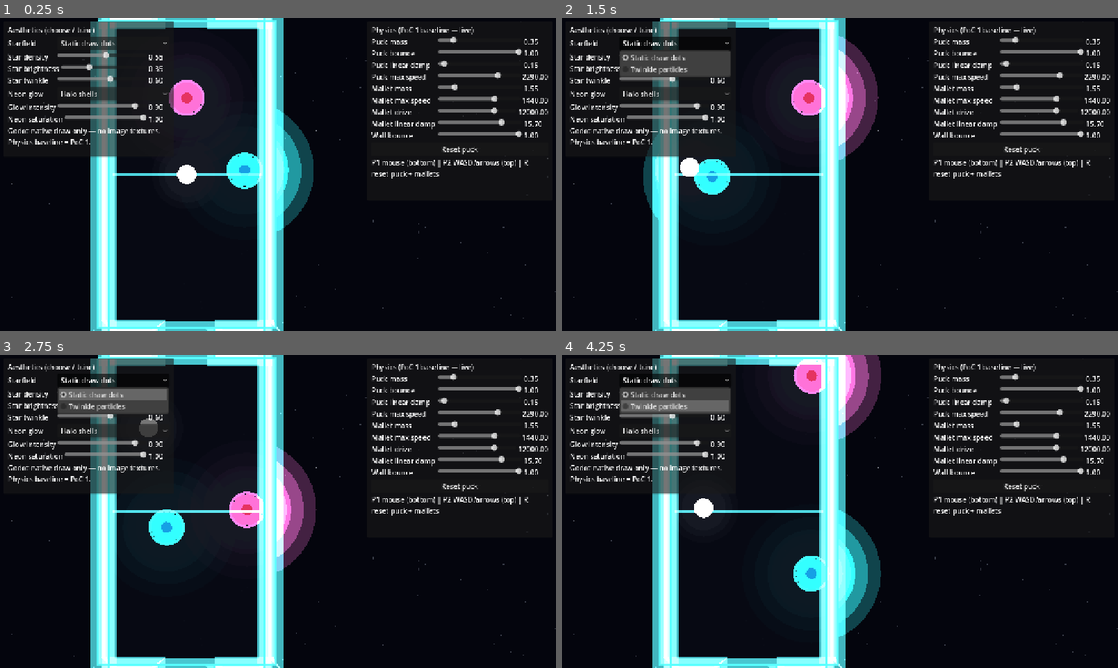
Above: before the commit, frames 1-4 (two rows, left to right).
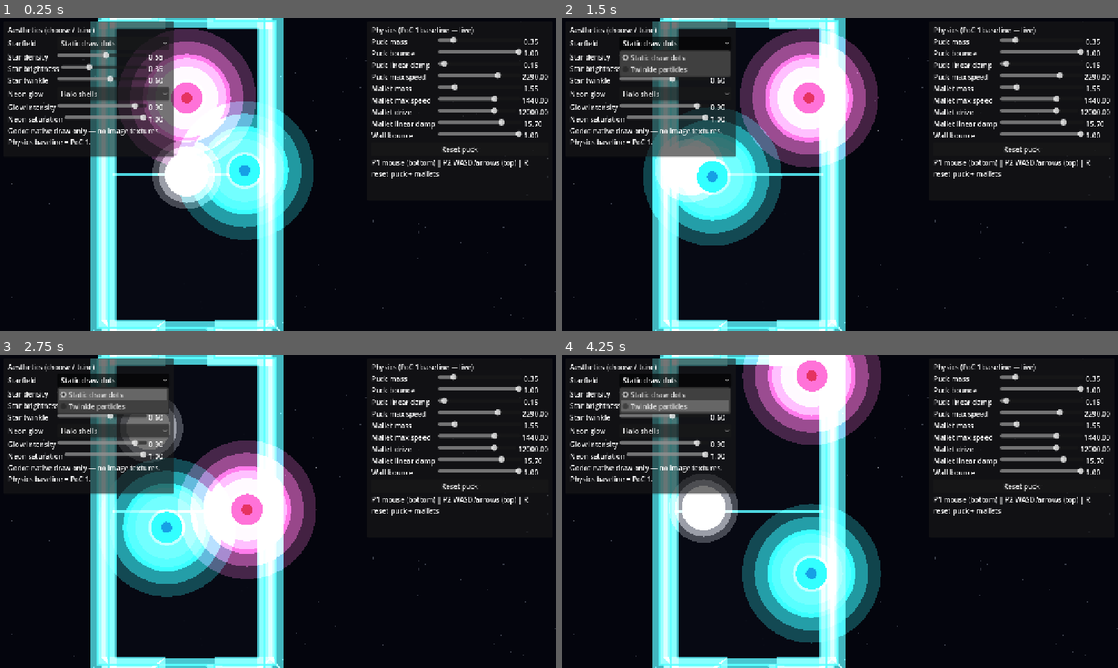
Above: after the commit, the same moments.

Repository: waigore/airhockey
Game: Godot game, scene res://scenes/main.tscn
Two runs of this game, one before a commit and one after it. Both use one fixed random seed, a clock stepped at 60 frames per second and the inputs below.
Inputs (mouse positions are in pixels of both pictures, inside the frame that each line leads up to):
- Up to frame 1 (0.25 s): no input
- Up to frame 2 (1.5 s): tap Enter at 0.5 s; move the mouse to (962, 158) at 0.52 s; hold Right 0.53-1.25 s; tap R at 0.6 s; click "Static draw dots" at 1.25 s
- Up to frame 3 (2.75 s): move the mouse to (166, 527) at 2.02 s; hold Down from 2.03 s (still down); tap R at 2.1 s
- Up to frame 4 (4.25 s): move the mouse to (895, 442) at 2.77 s; release Down at 2.78 s; hold Right 2.78-3.53 s; tap R at 2.85, 3.6 s; move the mouse to (812, 574) at 3.52 s; hold Up from 3.53 s (still down)

The runs differ from the first frame. In frame 1, 13% of the frame differs, in the area x 18-50%, y 0-100%; in frame 2, 13%, in the area x 17-50%, y 0-100%; in frame 3, 13%; in frame 4, 12%.

Commit message:
Fix neon glow drawing behind the arena table.
Relative negative z_index on auras stacked under opaque TableFill; keep glow z >= 0 and raise play pieces above the table.

Co-authored-by: Cursor <cursoragent@cursor.com>

Diff:
--- a/pocs/space-neon-aesthetics-on-physics/scripts/aesthetics.gd
+++ b/pocs/space-neon-aesthetics-on-physics/scripts/aesthetics.gd
@@ -60,6 +60,16 @@
 	_mallet_top = mallet_top
 	_add_mat = CanvasItemMaterial.new()
 	_add_mat.blend_mode = CanvasItemMaterial.BLEND_MODE_ADD
+	# Stack above the opaque table. Child z_index is relative — negative values
+	# become absolute z below TableFill and the glow vanishes under the arena.
+	if _table_fill != null:
+		_table_fill.z_index = 0
+	z_index = 2 ## table neon edges / center line
+	if _walls != null:
+		_walls.z_index = 4
+	for body in [_puck, _mallet_bottom, _mallet_top]:
+		if body != null:
+			body.z_index = 8
 	_ensure_table_lines()
 	_apply()
 	if not tunables.aesthetics_changed.is_connected(_apply):
@@ -189,27 +199,26 @@
 			pts.append(v)
 		pts.append(poly_pts[0])
 
-		# Always a bright core rim.
+		# Soft additive outer glow first (under rim); keep z >= 0 so it stays above TableFill.
+		var glow := Line2D.new()
+		glow.name = "NeonGlow"
+		glow.width = 10.0 + intensity * 28.0
+		glow.default_color = Color(neon.r, neon.g, neon.b, 0.2 + intensity * 0.55)
+		glow.z_index = 1
+		glow.antialiased = true
+		glow.material = _add_mat
+		glow.points = pts
+		body.add_child(glow)
+
 		var rim := Line2D.new()
 		rim.name = "NeonRim"
 		rim.width = 2.0 + intensity * 3.0
 		rim.default_color = Color(neon.r, neon.g, neon.b, 0.85)
-		rim.z_index = 1
+		rim.z_index = 2
 		rim.antialiased = true
 		rim.points = pts
 		body.add_child(rim)
 
-		# Soft additive outer glow (both approaches — bloom adds on top when enabled).
-		var glow := Line2D.new()
-		glow.name = "NeonGlow"
-		glow.width = 10.0 + intensity * 28.0
-		glow.default_color = Color(neon.r, neon.g, neon.b, 0.2 + intensity * 0.55)
-		glow.z_index = 0
-		glow.antialiased = true
-		glow.material = _add_mat
-		glow.points = pts
-		body.add_child(glow)
-
 
 func _style_disk(body: RigidBody2D, color: Color, radius: float) -> void:
 	if body == null:
@@ -219,6 +228,7 @@
 		return
 	# Core stays readable; slight HDR lift for bloom.
 	vis.color = Color(color.r, color.g, color.b, 1.0)
+	vis.z_index = 10 ## above glow shells (never use negative z — sinks under TableFill)
 	var hub := vis.get_node_or_null("Hub") as Polygon2D
 	if hub != null:
 		hub.color = Color(color.r * 0.45, color.g * 0.45, color.b * 0.45, 1.0)
@@ -237,11 +247,12 @@
 	if not use_shells:
 		return
 
-	# Extra concentric additive shells for the Halo approach.
+	# Extra concentric additive shells for the Halo approach (z 1..5 under Visual@10).
 	var layers := 5
 	for i in layers:
 		var halo := Polygon2D.new()
 		halo.name = "Halo%d" % i
+		# Outer layers first (lower z); i=0 closest to disk.
 		var scale := 1.2 + float(i) * (0.45 + intensity * 0.4)
 		var pts := PackedVector2Array()
 		var n := 36
@@ -251,10 +262,9 @@
 		halo.polygon = pts
 		var alpha := (0.55 - float(i) * 0.08) * (0.45 + intensity * 0.7)
 		halo.color = Color(color.r, color.g, color.b, clampf(alpha, 0.08, 0.85))
-		halo.z_index = -1 - i
+		halo.z_index = 5 - i ## outer = lower z, still >= 0
 		halo.material = _add_mat
 		body.add_child(halo)
-		body.move_child(halo, 0)
 
 
 func _add_aura(body: RigidBody2D, color: Color, radius: float, intensity: float) -> void:
@@ -267,17 +277,16 @@
 		pts.append(Vector2(cos(a), sin(a)) * radius * scale)
 	aura.polygon = pts
 	aura.color = Color(color.r, color.g, color.b, 0.2 + intensity * 0.45)
-	aura.z_index = -1
+	aura.z_index = 1 ## above TableFill via parent z; under Visual
 	aura.material = _add_mat
 	body.add_child(aura)
-	body.move_child(aura, 0)
 
 	# Tight bright ring just outside the disk.
 	var ring := Line2D.new()
 	ring.name = "AuraRing"
 	ring.width = 2.0 + intensity * 4.0
 	ring.default_color = Color(color.r, color.g, color.b, 0.7 + intensity * 0.3)
-	ring.z_index = 1
+	ring.z_index = 11
 	ring.antialiased = true
 	ring.material = _add_mat
 	var rpts := PackedVector2Array()
Not shown, changed: pocs/space-neon-aesthetics-on-physics/README.md
